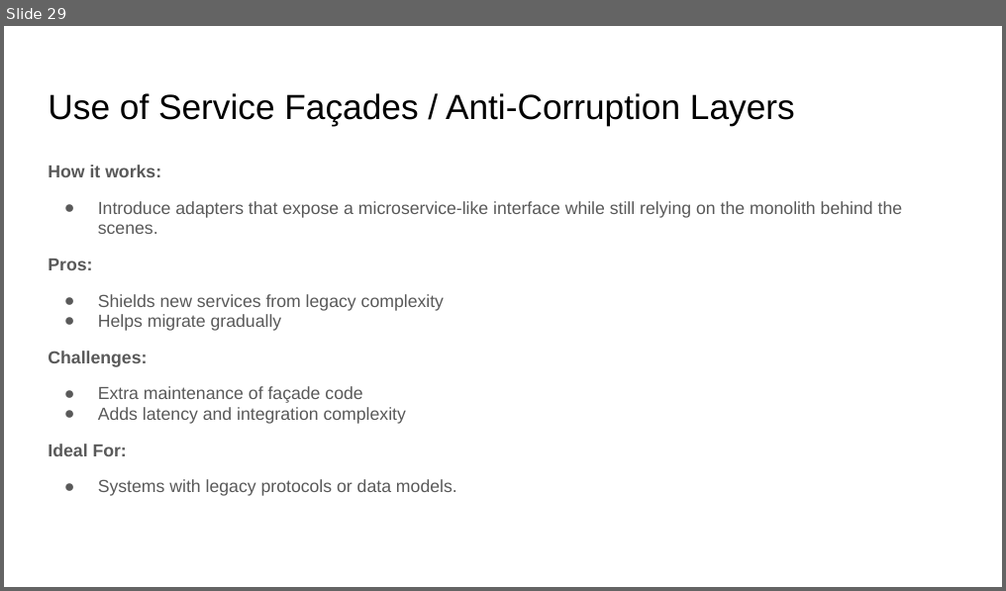
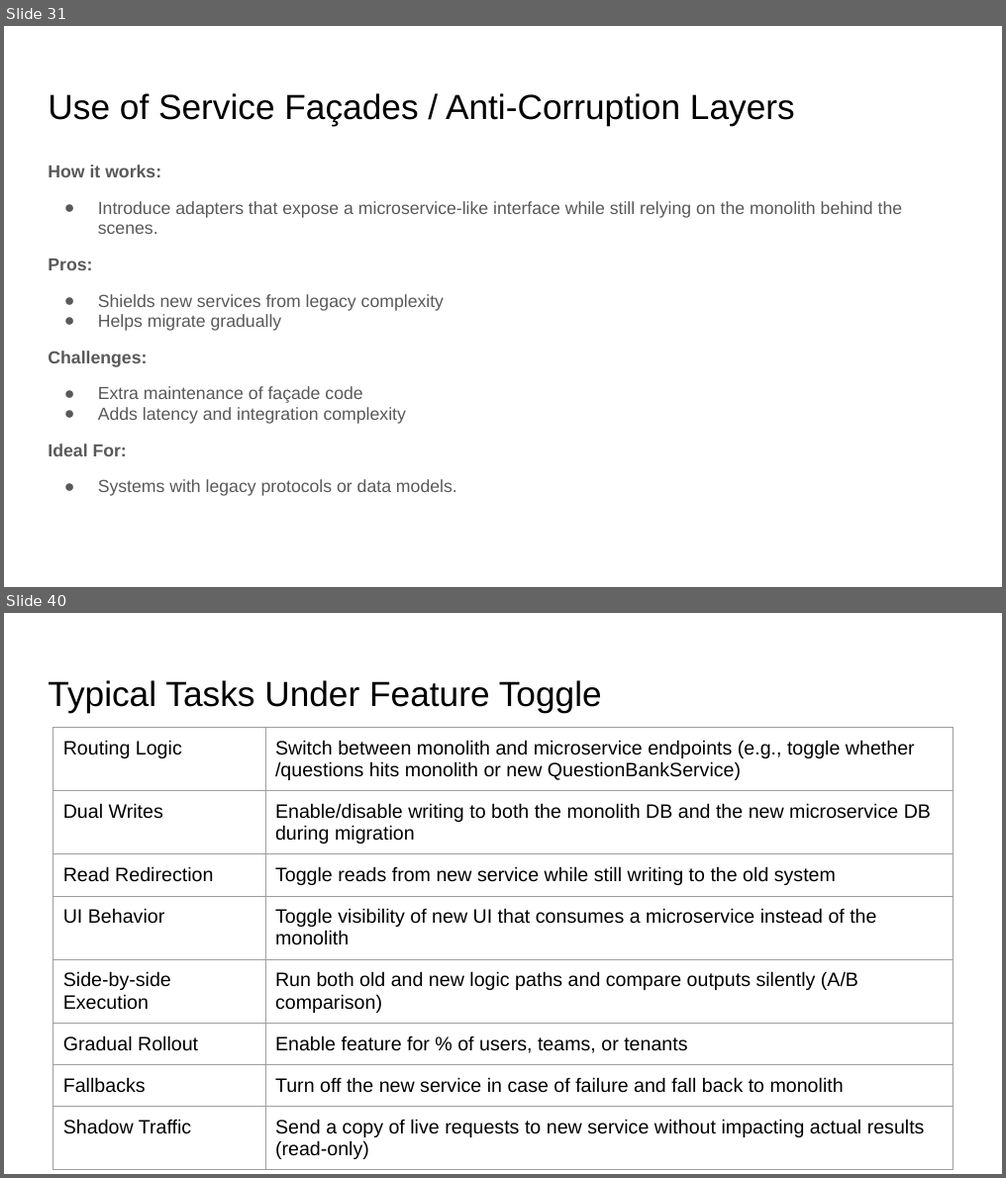
Before and after one commit to pfcit/nextgen-exam-system, a slide deck: ExamSystemMigration.pptx. Shown one above the other, each under a label of ours: slide 29 before the commit, slides 31 and 40 after it; the slides between them are not shown. The pictures are 1006x591 and 1006x1178 pixels, drawn with LibreOffice and Linux fonts; fonts in the diff are those of the drawing. Boxes give left, top, right and bottom in pixels: in the first picture for what was removed or moved away, otherwise in the second. Text is boxed around its words. In the diff, an @@ line names an element or a change of style, - is before the commit and + after.

```diff
--- a/ExamSystemMigration.pptx
+++ b/ExamSystemMigration.pptx
@@ slide 40 added at (x1=4, y1=613, x2=1002, y2=1174), background #FFFFFF @@
@@ title added at (x1=48, y1=680, x2=602, y2=712), 25.2 pt, text #000000 @@
+Typical Tasks Under Feature Toggle
@@ table added at (x1=53, y1=728, x2=953, y2=1163), 8 rows, 2 columns @@
+Routing Logic | Switch between monolith and microservice endpoints (e.g., toggle whether /questions hits monolith or new QuestionBankService)
+Dual Writes | Enable/disable writing to both the monolith DB and the new microservice DB during migration
+Read Redirection | Toggle reads from new service while still writing to the old system
+UI Behavior | Toggle visibility of new UI that consumes a microservice instead of the monolith
+Side-by-side Execution | Run both old and new logic paths and compare outputs silently (A/B comparison)
+Gradual Rollout | Enable feature for % of users, teams, or tenants
+Fallbacks | Turn off the new service in case of failure and fall back to monolith
+Shadow Traffic | Send a copy of live requests to new service without impacting actual results (read-only)
@@ what was slide 29 is now slide 31 @@
```
Also in this commit, not shown: 5 slides changed, 34 other slides added.
